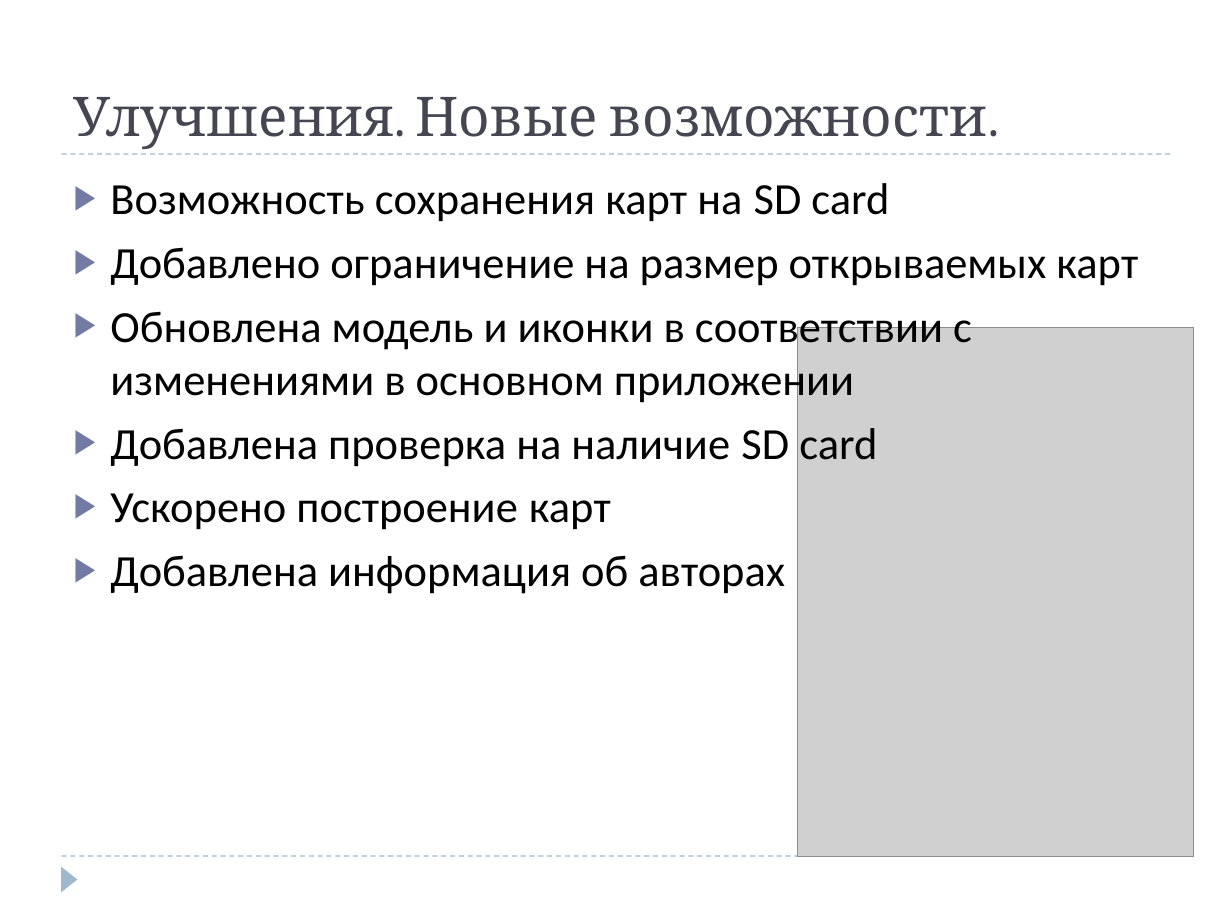
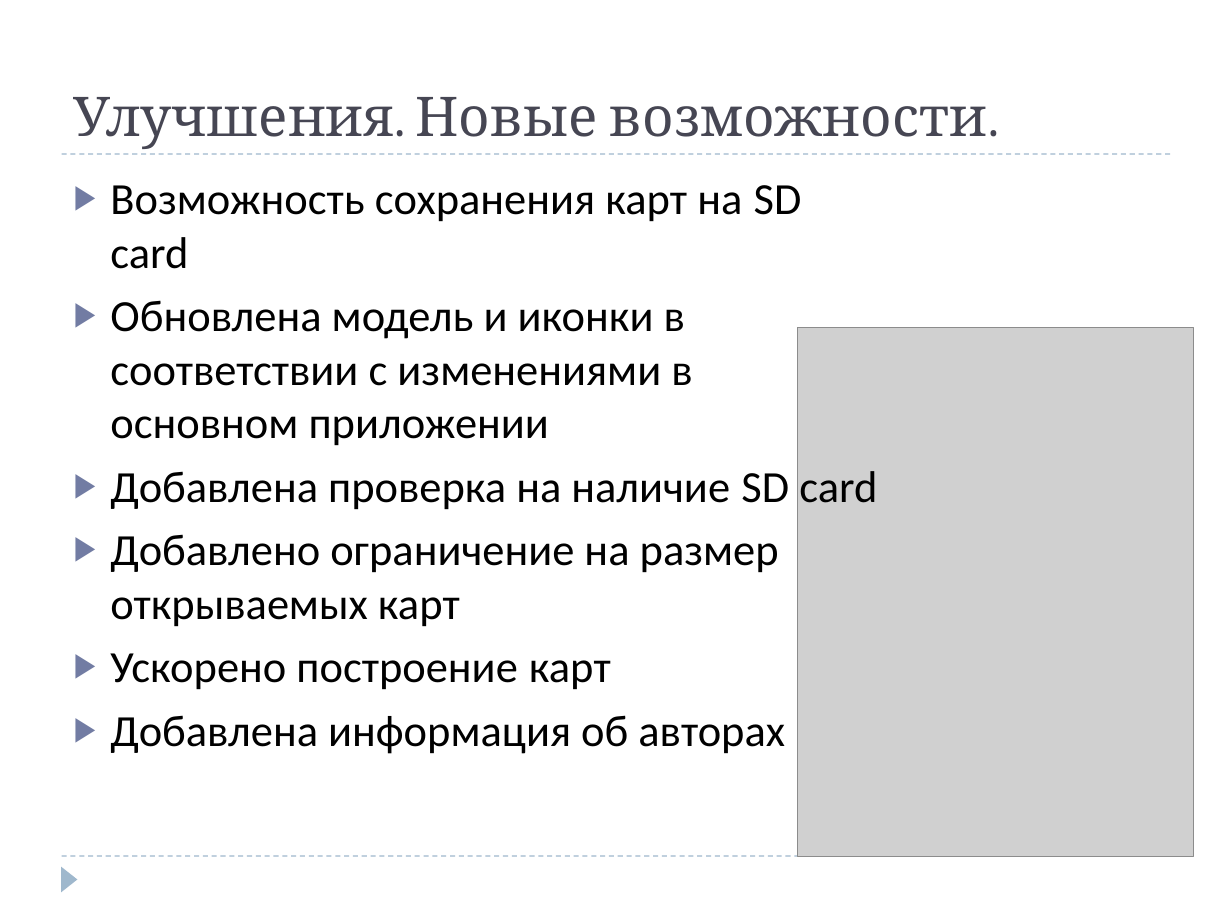
Before and after one commit to dmitry-lt/android-comapping, a slide deck: slide 5 of docs/promo files/presentation/Android Comapping Summer School.ppt. Drawn at 1232x924 pixels with LibreOffice and Linux fonts; fonts in the diff are those of the drawing; grey boxes stand for pictures. Boxes give left, top, right and bottom in pixels: in the first picture for what was removed or moved away, otherwise in the second. Text is boxed around its words. In the diff, an @@ line names an element or a change of style, - is before the commit and + after.

```diff
--- a/docs/promo files/presentation/Android Comapping Summer School.ppt
+++ b/docs/promo files/presentation/Android Comapping Summer School.ppt
@@ text at (110, 247, 1138, 286): paragraph removed @@
-▶ Добавлено ограничение на размер открываемых карт
@@ text at (110, 534, 779, 627): paragraph added @@
+▶ Добавлено ограничение на размер открываемых карт
```
Also in this commit, not shown: 3 other slides changed.
